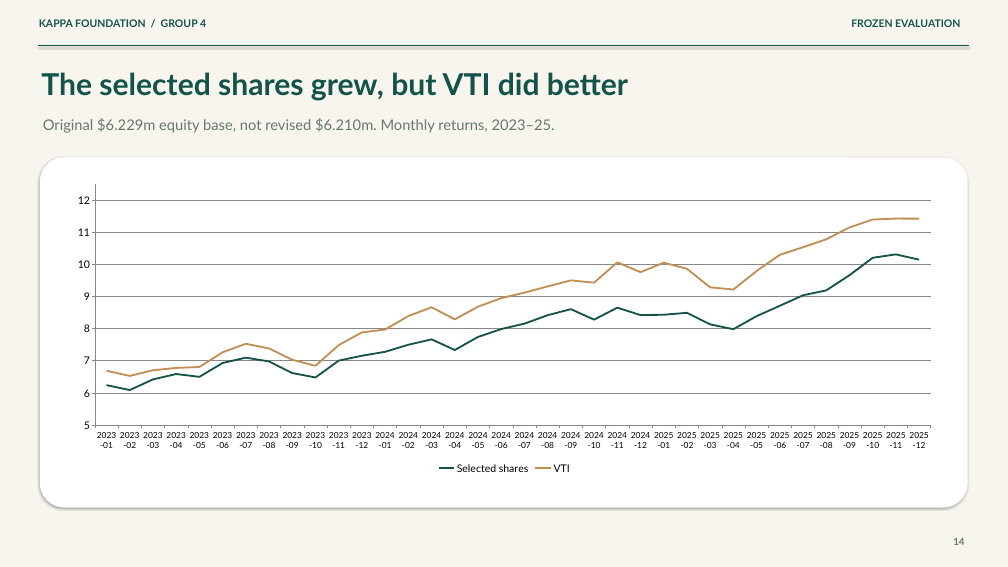
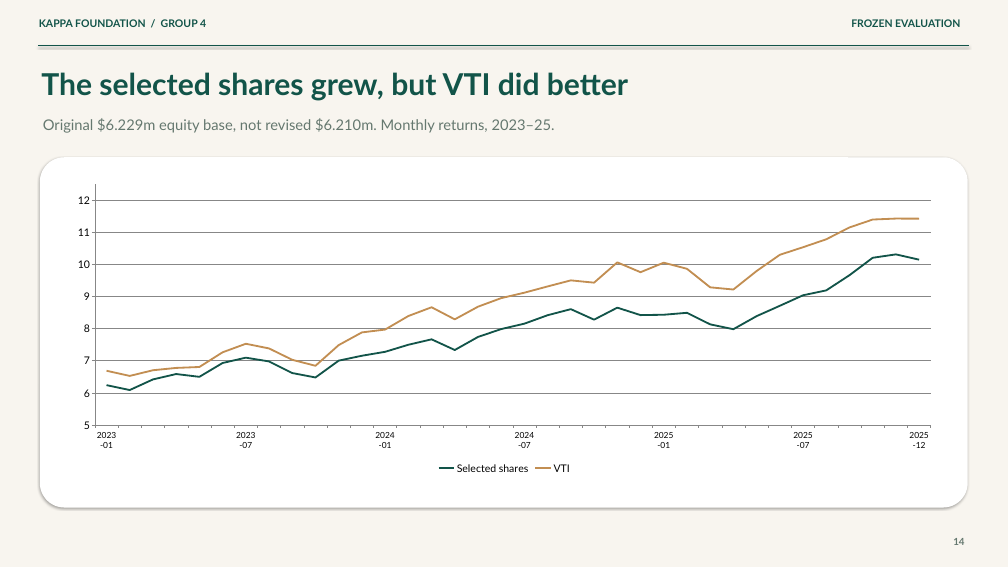
Before and after one commit to lucasnguynn/BFIN-Assignment, a slide deck: slide 14 of Final Submission/Presentation.pptx. Drawn at 1008x567 pixels with LibreOffice and Linux fonts; fonts in the diff are those of the drawing. Boxes give left, top, right and bottom in pixels: in the first picture for what was removed or moved away, otherwise in the second. Text is boxed around its words. In the diff, an @@ line names an element or a change of style, - is before the commit and + after.

```diff
--- a/Final Submission/Presentation.pptx
+++ b/Final Submission/Presentation.pptx
@@ line chart at (x1=60, y1=178, x2=949, y2=476) @@
-categories: 2023-01, 2023-02, 2023-03, 2023-04, 2023-05, 2023-06, 2023-07, 2023-08, 2023-09, 2023-10, 2023-11, 2023-12, 2024-01, 2024-02, 2024-03, 2024-04, 2024-05, 2024-06, 2024-07, 2024-08, 2024-09, 2024-10, 2024-11, 2024-12, 2025-01, 2025-02, 2025-03, 2025-04, 2025-05, 2025-06, 2025-07, 2025-08, 2025-09, 2025-10, 2025-11, 2025-12
+categories: 2023-01, , , , , , 2023-07, , , , , , 2024-01, , , , , , 2024-07, , , , , , 2025-01, , , , , , 2025-07, , , , , 2025-12
```
Also in this commit, not shown: 2 other slides changed, 7 other files.
